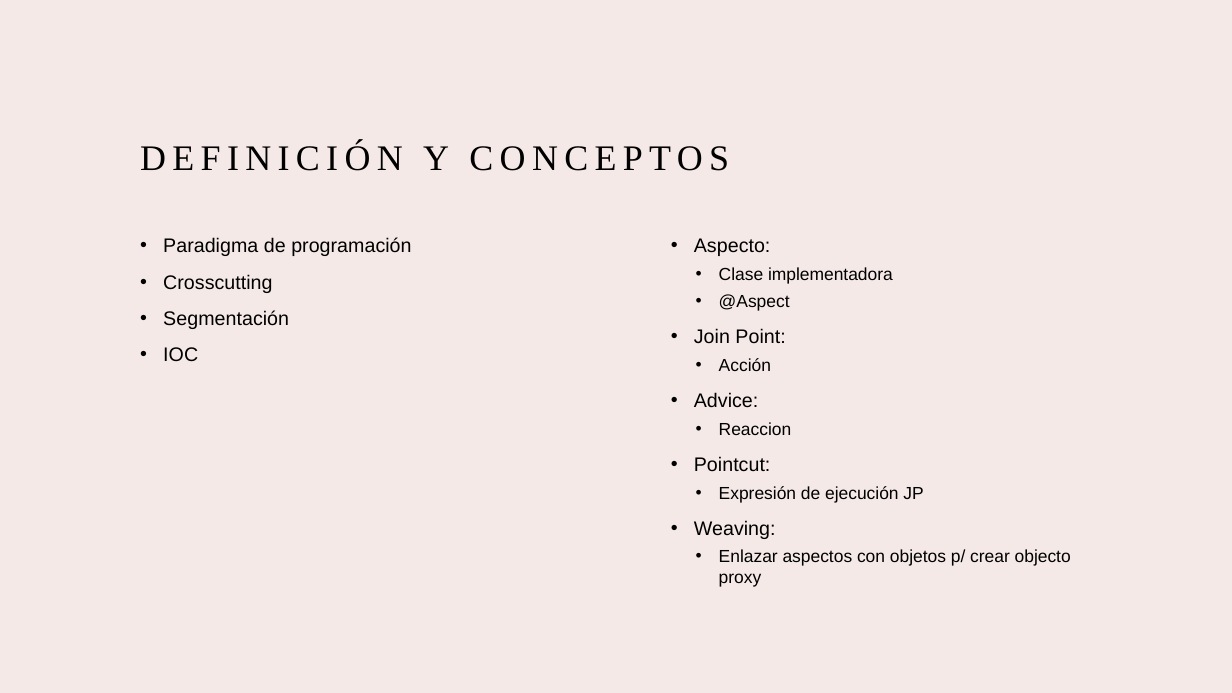
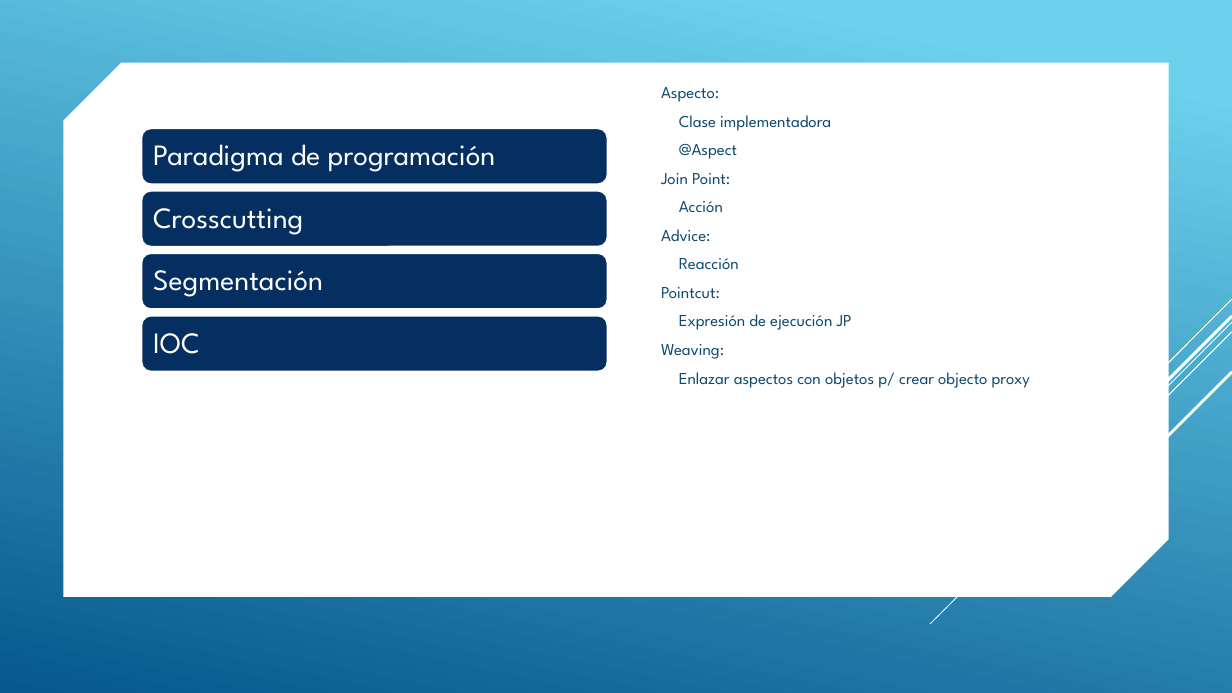
Before and after one commit to dargor94/java-prom-path, a slide deck: slide 2 of src/java-prom-path/aop/AOP.pptx. Drawn at 1232x693 pixels with LibreOffice and Linux fonts; fonts in the diff are those of the drawing. Boxes give left, top, right and bottom in pixels: in the first picture for what was removed or moved away, otherwise in the second. Text is boxed around its words. In the diff, an @@ line names an element or a change of style, - is before the commit and + after.

```diff
--- a/src/java-prom-path/aop/AOP.pptx
+++ b/src/java-prom-path/aop/AOP.pptx
@@ background #F4E9E6 to gradient #6ED2EB to #06588E @@
@@ snip diag rect added at (64,63,1169,597), fill #FFFFFF @@
@@ text "Aspecto:": place and size @@
-text "Aspecto:" at (694,238,1071,587)
+text "Aspecto:" at (661,87,1030,388)
@@ text at (661,87,1030,388): size 15.3 to 13 pt in "Aspecto:", "Join Point:", "Advice:", "Pointcut:" and 1 more places; font Arial to League Spartan, text colour #000000 to #0F496F; size 13.6 to 13 pt in "Clase implementadora", "@Aspect", "Acción", "Expresión de ejecución JP" and 1 more places; bullet • to ▶; line spacing 1 to 0.9; less space between paragraphs; more space between paragraphs @@
@@ title removed at (140,142,729,171) @@
-DEFINICIÓN Y CONCEPTOS
@@ text removed at (163,237,411,362) @@
-• Paradigma de programación
-• Crosscutting
-• Segmentación
-• IOC
@@ text at (679,258,739,269): text changed; size 13.6 to 13 pt; font Arial to League Spartan; text colour #000000 to #0F496F @@
-  • Reaccion
+  ▶ Reacción
@@ group added at (141,128,607,372): 4 rounded rectangles, 4 texts @@
+Paradigma de programación
+Crosscutting
+Segmentación
+IOC
@@ group added at (931,299,1232,624): 5 lines @@
```
Also in this commit, not shown: 3 other slides changed, 1 other file.
